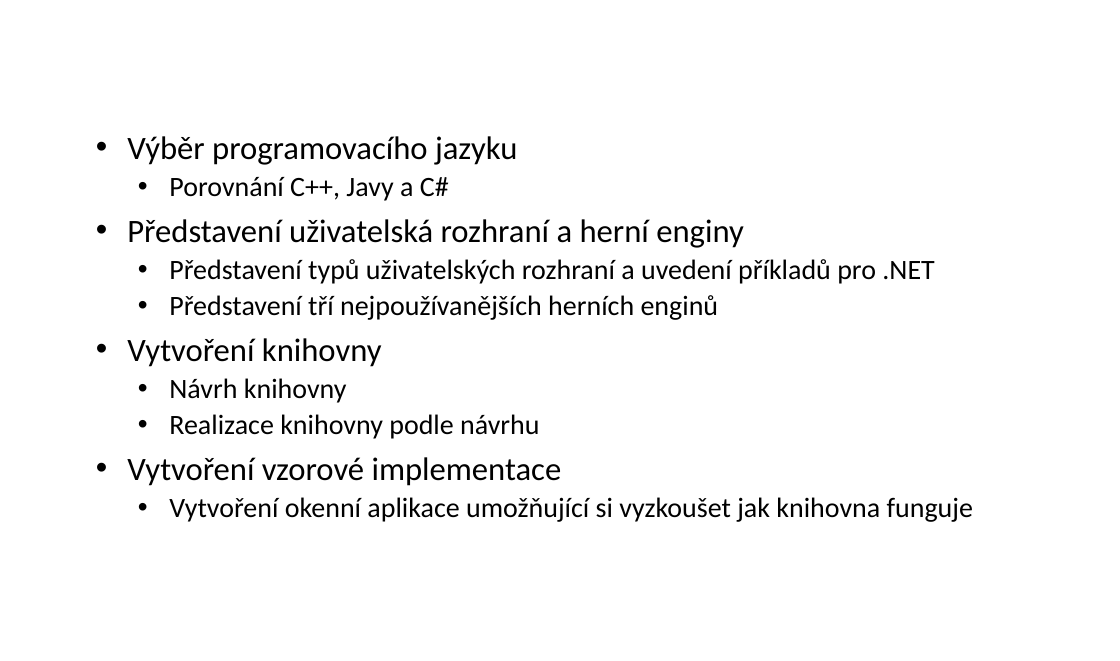
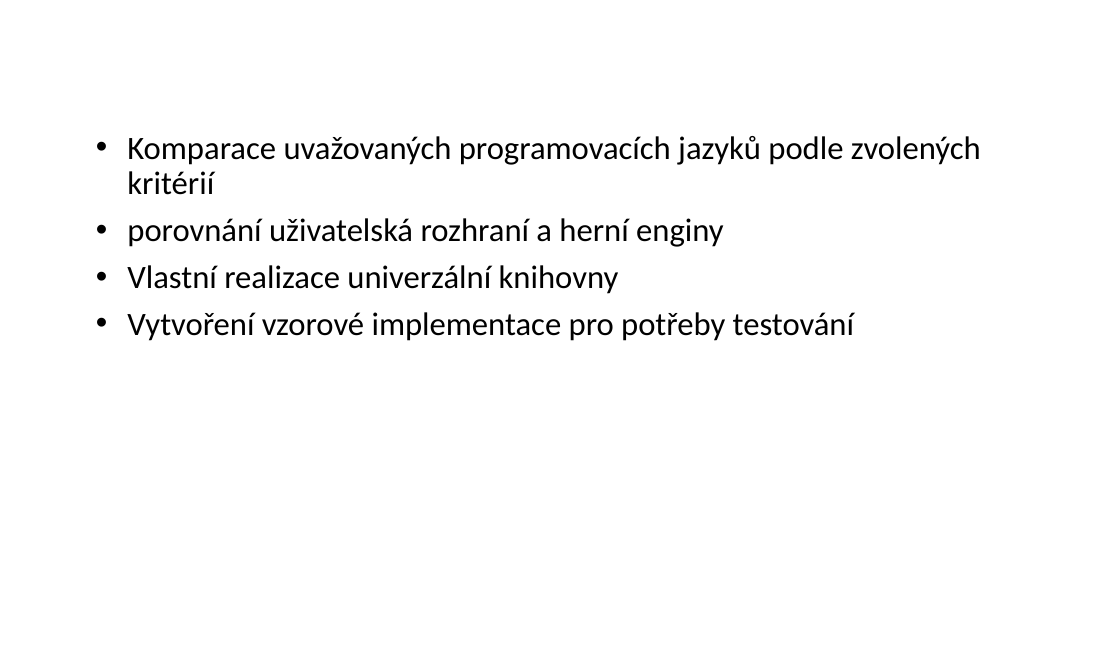
Before and after one commit to pjocesoj/bakalarka-git, a slide deck: slide 4 of prezentace/obhajoba.pptx. Drawn at 1120x661 pixels with LibreOffice and Linux fonts; fonts in the diff are those of the drawing; background and template pictures are left out. Boxes give left, top, right and bottom in pixels: in the first picture for what was removed or moved away, otherwise in the second. Text is boxed around its words. In the diff, an @@ line names an element or a change of style, - is before the commit and + after.

```diff
--- a/prezentace/obhajoba.pptx
+++ b/prezentace/obhajoba.pptx
@@ text at [127, 136, 981, 341]: text changed; size 24 to 28 pt @@
-• Výběr programovacího jazyku
-  • Porovnání C++, Javy a C#
-• Představení uživatelská rozhraní a herní enginy
-  • Představení typů uživatelských rozhraní a uvedení příkladů pro .NET
-  • Představení tří nejpoužívanějších herních enginů
-• Vytvoření knihovny
-  • Návrh knihovny
-  • Realizace knihovny podle návrhu
-• Vytvoření vzorové implementace
-  • Vytvoření okenní aplikace umožňující si vyzkoušet jak knihovna funguje
+• Komparace uvažovaných programovacích jazyků podle zvolených kritérií
+• porovnání uživatelská rozhraní a herní enginy
+• Vlastní realizace univerzální knihovny
+• Vytvoření vzorové implementace pro potřeby testování
```
Also in this commit, not shown: 3 other slides changed, 1 slide added.
